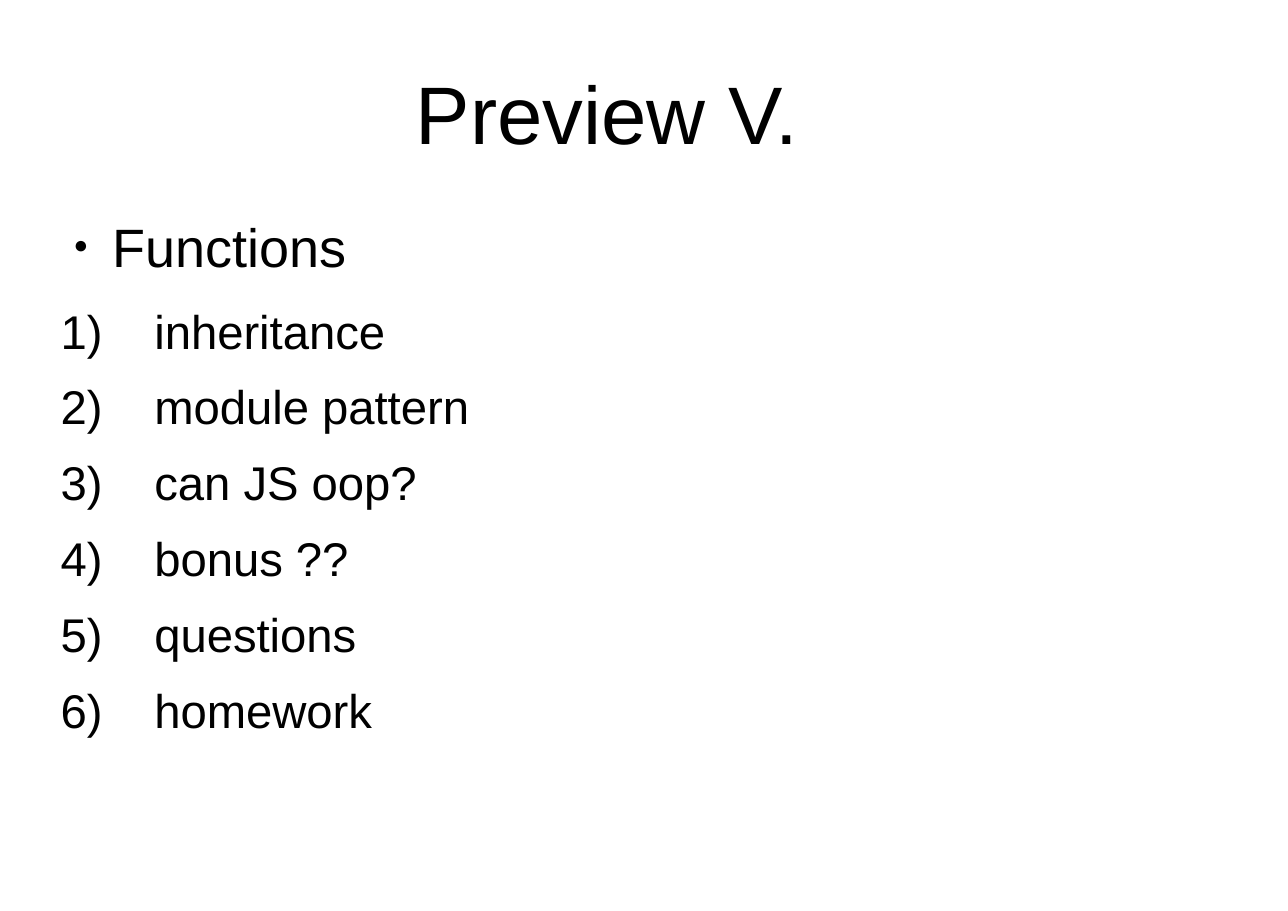
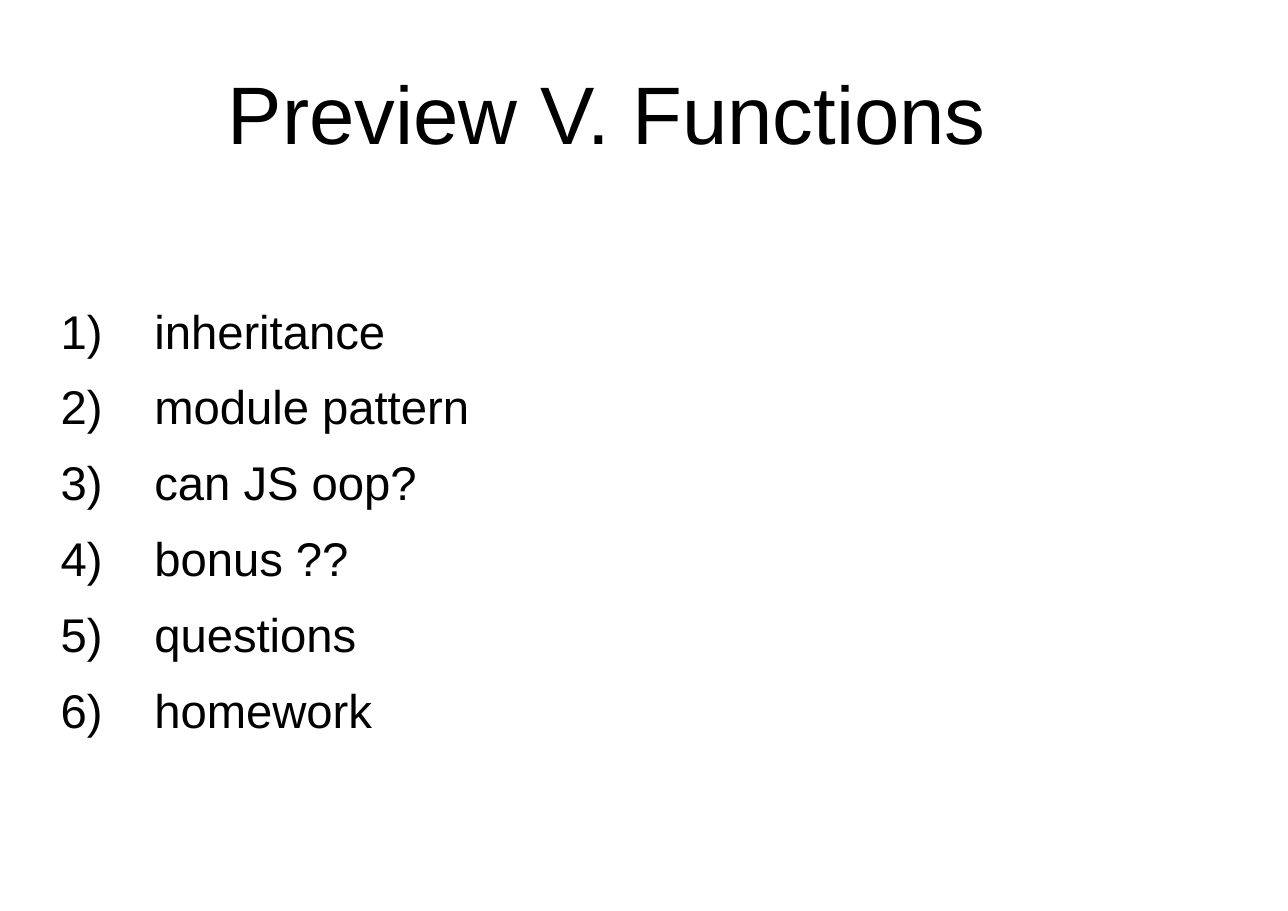
Before and after one commit to peterborkuti/other, a slide deck: slide 6 of JavaScriptBasics/jsbasics-slide.odp. Drawn at 1288x911 pixels with LibreOffice and Linux fonts; fonts in the diff are those of the drawing; background and template pictures are left out. Boxes give left, top, right and bottom in pixels: in the first picture for what was removed or moved away, otherwise in the second. Text is boxed around its words. In the diff, an @@ line names an element or a change of style, - is before the commit and + after.

Commit message:
functions

```diff
--- a/JavaScriptBasics/jsbasics-slide.odp
+++ b/JavaScriptBasics/jsbasics-slide.odp
@@ title at (228, 85, 985, 145): text changed @@
-Preview V.
+Preview V. Functions
@@ text at (113, 228, 347, 268): paragraph removed @@
-● Functions
```
Also in this commit, not shown: 4 other slides changed, 6 other files.
